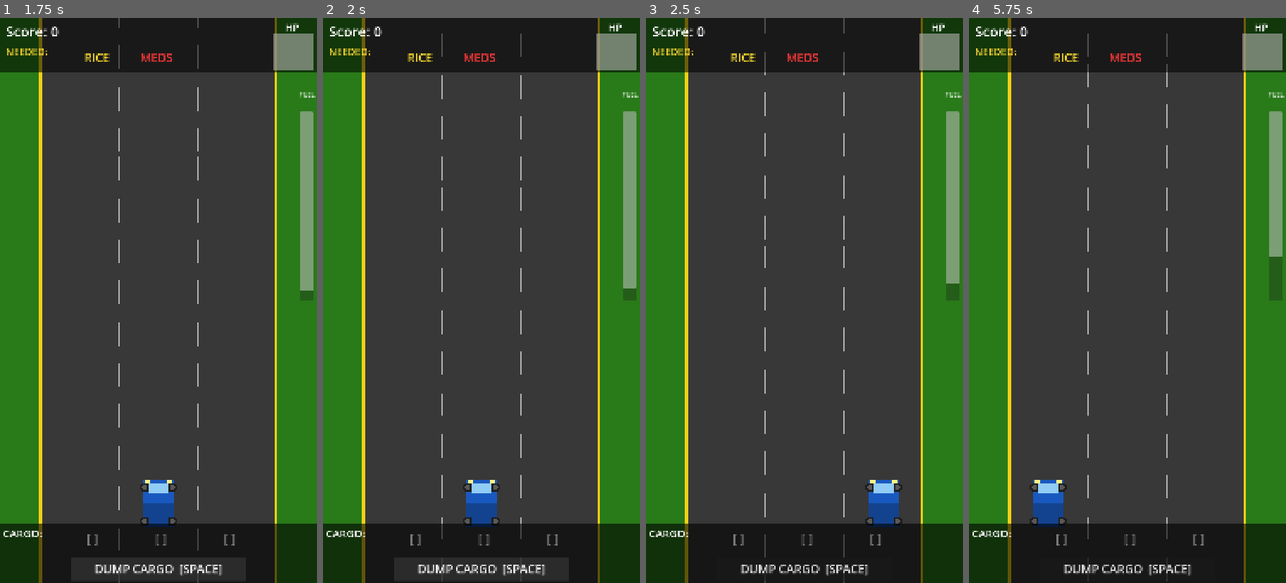
Above: before the commit, frames 1-4 (left to right).
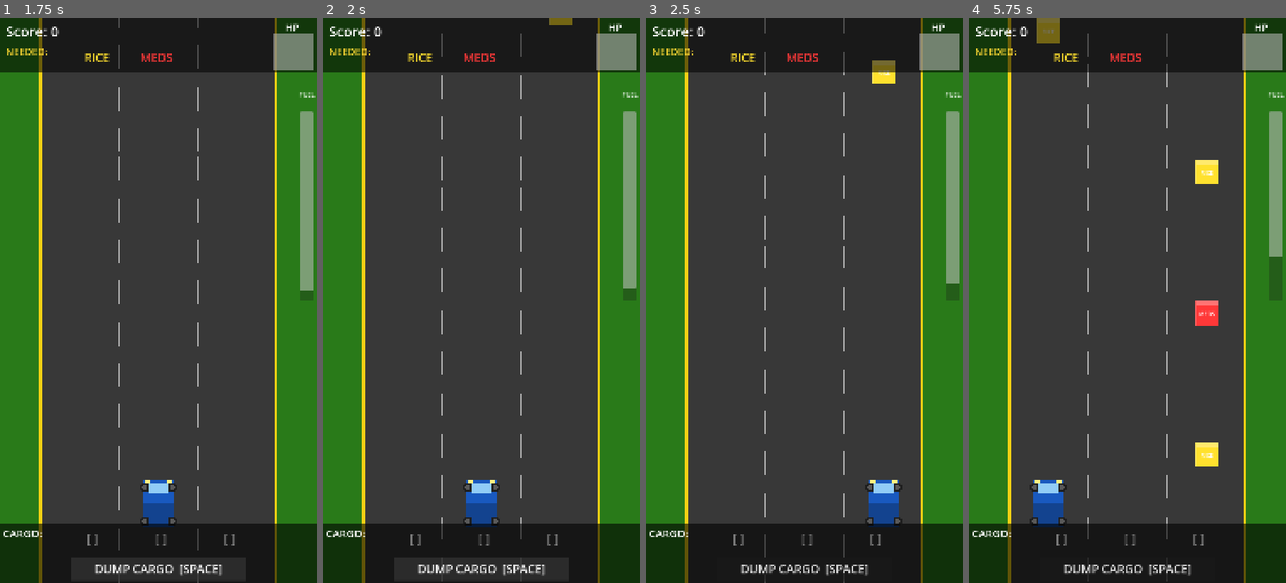
Above: after the commit, the same moments.

Repository: HoplyXD/bayanihan-res-q
Game: Godot game, scene res://main.tscn
The game is run twice, just before and just after one commit, with the same random seed, the same clock (stepped at 60 frames per second) and the same inputs.
Inputs (mouse positions are in pixels of both pictures, inside the frame that each line leads up to):
- Up to frame 1 (1.75 s): click "START MISSION" at 0.5 s; click "DUMP CARGO [SPACE]" at 1.25 s
- Up to frame 2 (2 s): no input
- Up to frame 3 (2.5 s): tap Enter at 2 s; move the mouse to (874, 272) at 2.02 s; hold D from 2.03 s (still down); click (874, 272) at 2.17 s; tap Space at 2.27 s
- Up to frame 4 (5.75 s): move the mouse to (1064, 328) at 2.77 s; release D at 2.78 s; hold A 2.78-3.53 s; tap Space at 3.02, 4.52, 5.27 s; move the mouse to (1159, 176) at 3.52 s; hold D 3.53-5.03 s; move the mouse to (1111, 413) at 4.27 s; click (1111, 413) at 4.42 s; move the mouse to (1222, 385) at 5.02 s; hold A from 5.03 s (still down)

Frame 1 is identical in both runs. In frame 2, less than 0.1% of the frame differs, in the area x 71-79%, y 0-2%; in frame 3, 0.3%; in frame 4, 1.3%, in the area x 21-79%, y 0-80%.
Error before the commit: Parse Error: Invalid operands "Array" and "int" for "*" operator. (res://scripts/item_base.gd:125)

Commit message:
Fix invalid Array * int operator in item_base.gd
Replace [col.lightened(0.4)] * 4 with explicit PackedColorArray
to fix 'invalid operands Array and init for * operator' error.

Co-authored-by: Copilot <223556219+Copilot@users.noreply.github.com>

Diff:
--- a/scripts/item_base.gd
+++ b/scripts/item_base.gd
@@ -122,7 +122,8 @@
 			var inner := PackedVector2Array([
 				Vector2(0, -36), Vector2(36, 0), Vector2(0, 36), Vector2(-36, 0)
 			])
-			draw_polygon(inner, PackedColorArray([col.lightened(0.4)] * 4))
+			var ic := col.lightened(0.4)
+			draw_polygon(inner, PackedColorArray([ic, ic, ic, ic]))
 
 		ItemType.FUEL:
 			# Fuel canister shape
